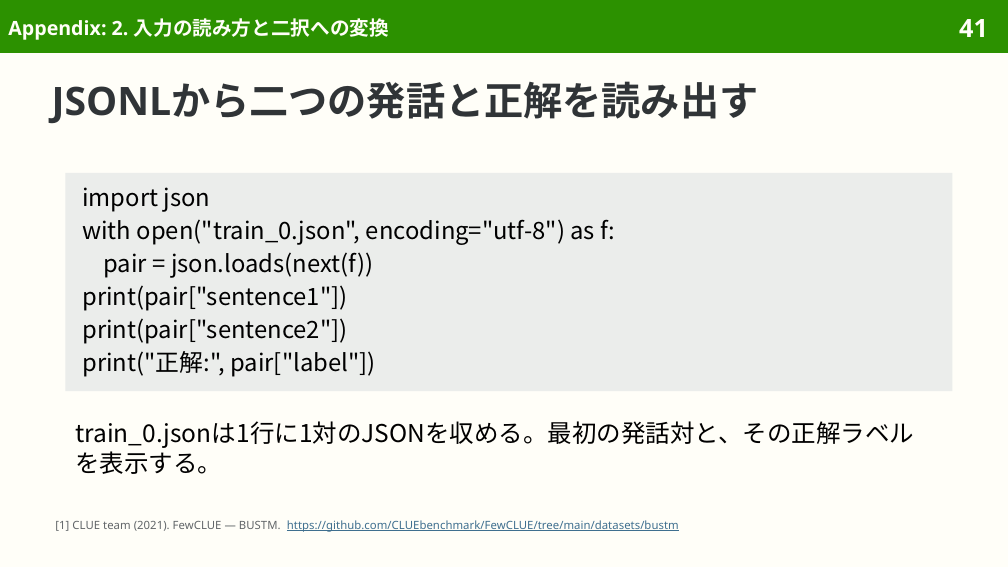
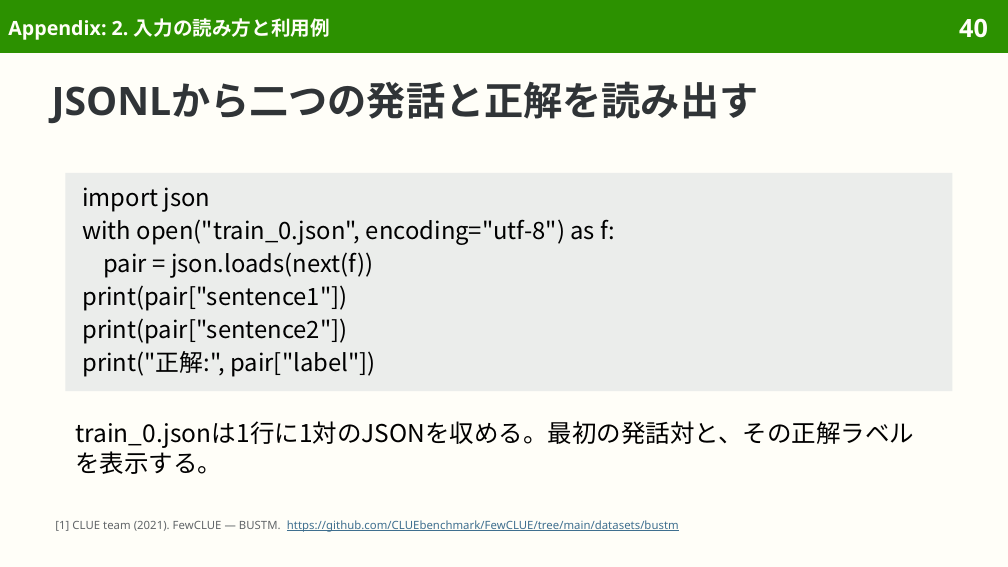
Before and after one commit to sasakiy84/datasets-in-10-minutes, a slide deck: slide 40 of slides/datasets-in-10-minutes-bustm.pptx (slide 41 before the commit). Drawn at 1008x567 pixels with LibreOffice and Linux fonts; fonts in the diff are those of the drawing. Boxes give left, top, right and bottom in pixels: in the first picture for what was removed or moved away, otherwise in the second. Text is boxed around its words. In the diff, an @@ line names an element or a change of style, - is before the commit and + after.

```diff
--- a/slides/datasets-in-10-minutes-bustm.pptx
+++ b/slides/datasets-in-10-minutes-bustm.pptx
@@ title at bbox=[8, 18, 330, 40]: text changed @@
-Appendix: 2. 入力の読み方と二択への変換
+Appendix: 2. 入力の読み方と利用例
@@ page number at bbox=[959, 18, 988, 38]: text changed @@
-41
+40
```
Also in this commit, not shown: 8 other slides changed, 2 slides removed, 47 other files.
